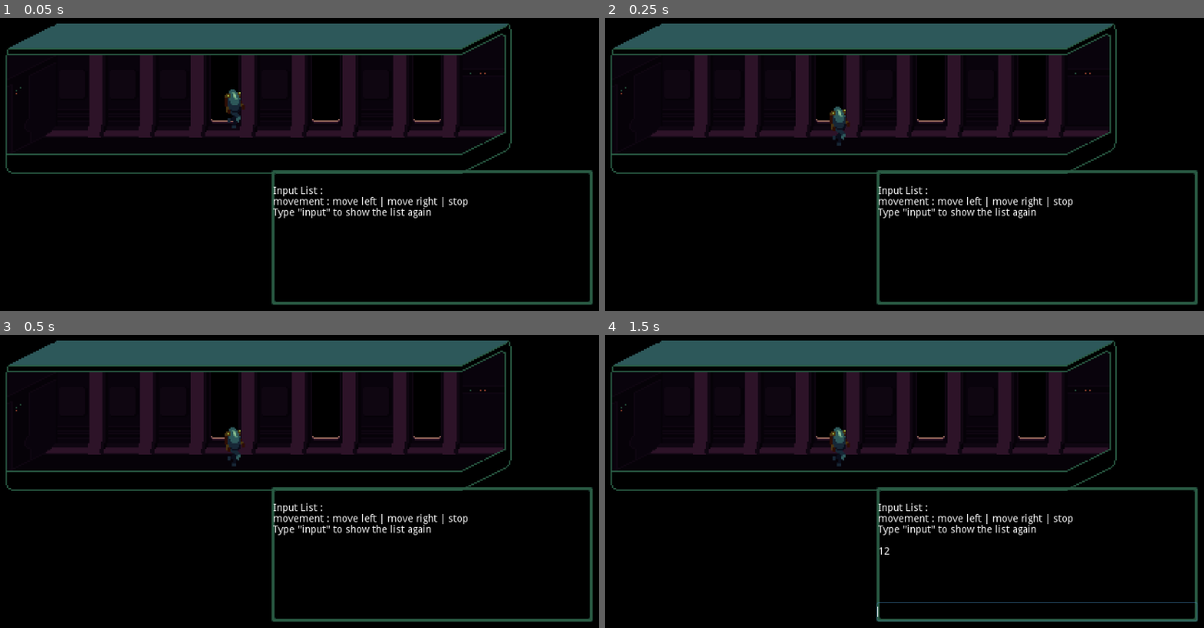
Above: before the commit, frames 1-4 (two rows, left to right).
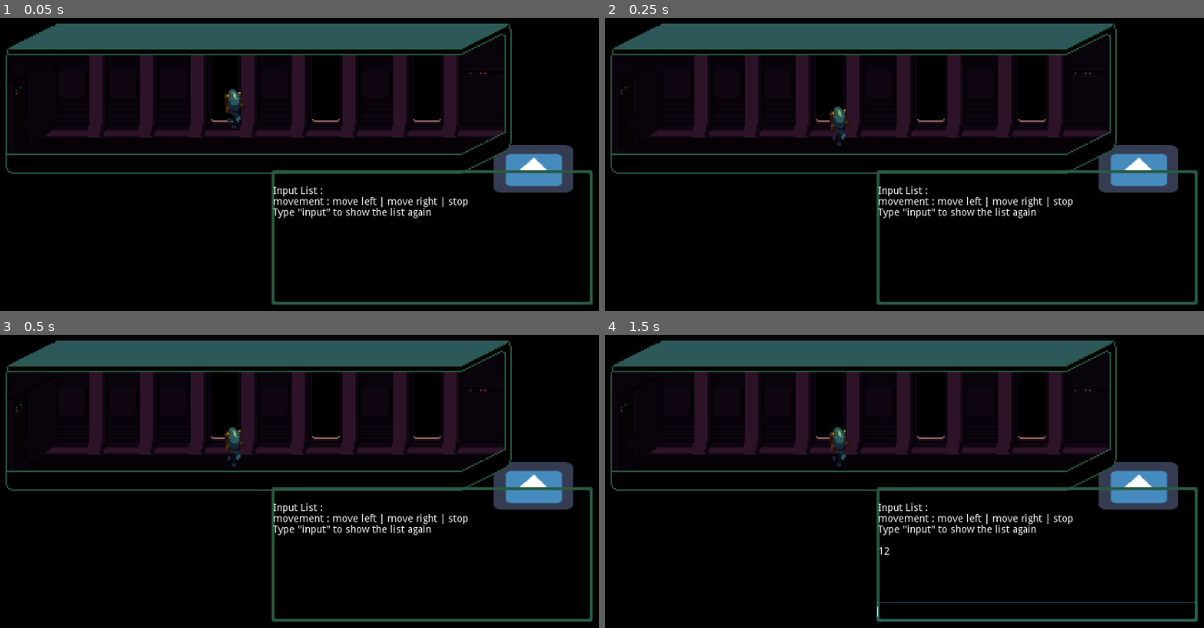
Above: after the commit, the same moments.

Repository: GustavoMarciano/LD41
Game: Godot game, scene res://levels/testlevel/TestLevel.tscn
Two runs of this game, one before a commit and one after it. Both use one fixed random seed, a clock stepped at 60 frames per second and the inputs below. This scene is started directly instead of the project's main scene. The engine's default icon, where the game draws it, is replaced by a stand-in: a white triangle on a blue panel in a dark square.
Inputs (mouse positions are in pixels of both pictures, inside the frame that each line leads up to):
- Up to frame 1 (0.05 s): no input
- Up to frame 2 (0.25 s): no input
- Up to frame 3 (0.5 s): no input
- Up to frame 4 (1.5 s): click (1036, 610) at 0.52 s; type "12" at 0.6 s; tap Enter at 1.25 s

The runs differ from the first frame. In frame 1, 2.0% of the frame differs, in the area x 82-96%, y 43-60%; in frame 2, 2.0%; in frame 3, 2.0%; in frame 4, 2.0%.

Commit message:
21/04/2018 - All together

Diff:
--- a/LD41/characters/player/Player.gd
+++ b/LD41/characters/player/Player.gd
@@ -42,4 +42,3 @@
 		"stop":
 			dir = stop
 			$Animations.stop()
-	pass
--- a/LD41/characters/player/Player.tscn
+++ b/LD41/characters/player/Player.tscn
@@ -85,7 +85,7 @@
 "values": [ false ]
 }
 
-[node name="KinematicBody2D" type="KinematicBody2D" index="0"]
+[node name="KinematicBody2D" type="KinematicBody2D"]
 
 input_pickable = false
 collision_layer = 1
--- a/LD41/interface/RichTextLabel.gd
+++ b/LD41/interface/RichTextLabel.gd
@@ -1,22 +1,29 @@
 extends RichTextLabel
 
+signal action
+
+var is_interacting = false
+
 func text_analyzer(new_text):
-	match new_text:
-		"input":
-			add_text("Input List :")
-			newline()
-			add_text("Movement : move left | move right")
-			newline()
-			add_text("Type input to show the list again ")
-			newline()
-		"move left":
-			$"../../../..".move("left")
-		"move right":
-			$"../../../..".move("right")
-		"stop":
-			$"../../../..".move("stop")
-		"clear":
-			clear()
+	if is_interacting == false:
+		match new_text:
+			"input":
+				add_text("Input List :")
+				newline()
+				add_text("Movement : move left | move right")
+				newline()
+				add_text("Type input to show the list again ")
+				newline()
+			"move left":
+				$"../../../..".move("left")
+			"move right":
+				$"../../../..".move("right")
+			"stop":
+				$"../../../..".move("stop")
+			"clear":
+				clear()
+			"yes":
+				emit_signal("action")
 	pass
 
 func _on_LineEdit_text_entered(new_text):
@@ -24,4 +31,4 @@
 	add_text(new_text)
 	$"../LineEdit".clear()
 	text_analyzer(new_text)
-	pass # replace with function body
+	pass # replace with function bod
--- a/LD41/levels/testlevel/TestLevel.tscn
+++ b/LD41/levels/testlevel/TestLevel.tscn
@@ -6,6 +6,37 @@
 [ext_resource path="res://levels/CorridorMid3.tscn" type="PackedScene" id=4]
 [ext_resource path="res://levels/CorridorEnd.tscn" type="PackedScene" id=5]
 [ext_resource path="res://characters/player/Player.tscn" type="PackedScene" id=6]
+
+[sub_resource type="Animation" id=3]
+
+resource_name = "move"
+length = 4.0
+loop = false
+step = 0.1
+tracks/0/type = "value"
+tracks/0/path = NodePath(".:position")
+tracks/0/interp = 1
+tracks/0/loop_wrap = true
+tracks/0/imported = false
+tracks/0/enabled = true
+tracks/0/keys = {
+"times": PoolRealArray( 0, 4 ),
+"transitions": PoolRealArray( 1, 1 ),
+"update": 0,
+"values": [ Vector2( 802.387, 360.576 ), Vector2( 800, 240 ) ]
+}
+tracks/1/type = "value"
+tracks/1/path = NodePath(".:rotation_degrees")
+tracks/1/interp = 1
+tracks/1/loop_wrap = true
+tracks/1/imported = false
+tracks/1/enabled = true
+tracks/1/keys = {
+"times": PoolRealArray( 0, 4 ),
+"transitions": PoolRealArray( 1, 1 ),
+"update": 0,
+"values": [ 0.0, 0.0 ]
+}
 
 [sub_resource type="RectangleShape2D" id=1]
 
@@ -21,7 +52,17 @@
 
 [node name="Elevator" parent="." index="0" instance=ExtResource( 1 )]
 
-visible = false
+position = Vector2( 802.387, 360.576 )
+
+[node name="AnimationPlayer" type="AnimationPlayer" parent="Elevator" index="2"]
+
+root_node = NodePath("..")
+autoplay = ""
+playback_process_mode = 1
+playback_default_blend_time = 0.0
+playback_speed = 1.0
+anims/move = SubResource( 3 )
+blend_times = [  ]
 
 [node name="Floor" type="StaticBody2D" parent="." index="1"]
 
@@ -105,3 +146,5 @@
 [node name="Player" parent="." index="13" instance=ExtResource( 6 )]
 
 position = Vector2( 595, 312 )
+
+[connection signal="animation_finished" from="Elevator/AnimationPlayer" to="Elevator" method="_on_AnimationPlayer_animation_finished"]
--- a/LD41/models/Elevator.gd
+++ b/LD41/models/Elevator.gd
@@ -1,15 +1,31 @@
 extends Sprite
 
-func action():
-	$"AnimationPlayer".play()
+onready var hud = $"../Player/HUD/Top/Panel/RichTextLabel"
+
+func test():
+	hud.is_interacting = true
+	$"AnimationPlayer".play("move")
 
 func _on_Area2D_area_entered(area):
+
+	hud.connect("action",self,"test")
 	if area == $"../Player/RadarAreaD2":
-		$"../Player/HUD/RichTextLabel".newline()
-		$"../Player/HUD/RichTextLabel".add_text("You're getting closer to  (elevator) ...")
+		hud.newline()
+		hud.add_text("You're getting closer to  (elevator) ...")
 	elif area == $"../Player/PlayerArea2D":
-		$"../Player/HUD/RichTextLabel".newline()
-		$"../Player/HUD/RichTextLabel".add_text("You're in the elevator")
-		$"../Player/HUD/RichTextLabel".newline()
-		$"../Player/HUD/RichTextLabel".add_text("Use?")
+		hud.newline()
+		$"../Player".move("stop")
+		hud.add_text("You're in the elevator")
+		hud.newline()
+		hud.add_text("Use?")
 	pass # replace with function body
+
+
+func _on_AnimationPlayer_animation_finished(anim_name):
+	hud.is_interacting = false
+	pass # replace with function body
+
+
+func _on_Area2D_area_exited(area):
+	hud.disconnect("action",self,"test")
+	pass # replace with function body
--- a/LD41/models/Elevator.tscn
+++ b/LD41/models/Elevator.tscn
@@ -11,40 +11,9 @@
 [sub_resource type="RectangleShape2D" id=2]
 
 custom_solver_bias = 0.0
-extents = Vector2( 32.1452, 313.618 )
+extents = Vector2( 2.2395, 313.618 )
 
-[sub_resource type="Animation" id=3]
-
-resource_name = "move"
-length = 4.0
-loop = false
-step = 0.1
-tracks/0/type = "value"
-tracks/0/path = NodePath(".:position")
-tracks/0/interp = 1
-tracks/0/loop_wrap = true
-tracks/0/imported = false
-tracks/0/enabled = true
-tracks/0/keys = {
-"times": PoolRealArray( 0, 3.8 ),
-"transitions": PoolRealArray( 1, 1 ),
-"update": 0,
-"values": [ Vector2( 863.142, 351.01 ), Vector2( 868.935, 61.7746 ) ]
-}
-tracks/1/type = "value"
-tracks/1/path = NodePath(".:rotation_degrees")
-tracks/1/interp = 1
-tracks/1/loop_wrap = true
-tracks/1/imported = false
-tracks/1/enabled = true
-tracks/1/keys = {
-"times": PoolRealArray( 0, 3.8 ),
-"transitions": PoolRealArray( 1, 1 ),
-"update": 0,
-"values": [ 0.0, 0.0 ]
-}
-
-[node name="Sprite6" type="Sprite" index="0"]
+[node name="Sprite6" type="Sprite"]
 
 position = Vector2( 887.524, 305.867 )
 scale = Vector2( 0.86322, 0.516514 )
@@ -91,15 +60,4 @@
 position = Vector2( 0.239838, -296.842 )
 shape = SubResource( 2 )
 
-[node name="AnimationPlayer" type="AnimationPlayer" parent="." index="2"]
-
-root_node = NodePath("..")
-autoplay = ""
-playback_process_mode = 1
-playback_default_blend_time = 0.0
-playback_speed = 0.5
-anims/move = SubResource( 3 )
-blend_times = [  ]
-_sections_unfolded = [ "Playback Options" ]
-
 [connection signal="area_entered" from="Area2D" to="." method="_on_Area2D_area_entered"]
Not shown: 1 places in LD41/levels/testlevel/TestLevel.tscn that only renumber resources
Not shown: 1 places in LD41/models/Elevator.tscn that only renumber resources
